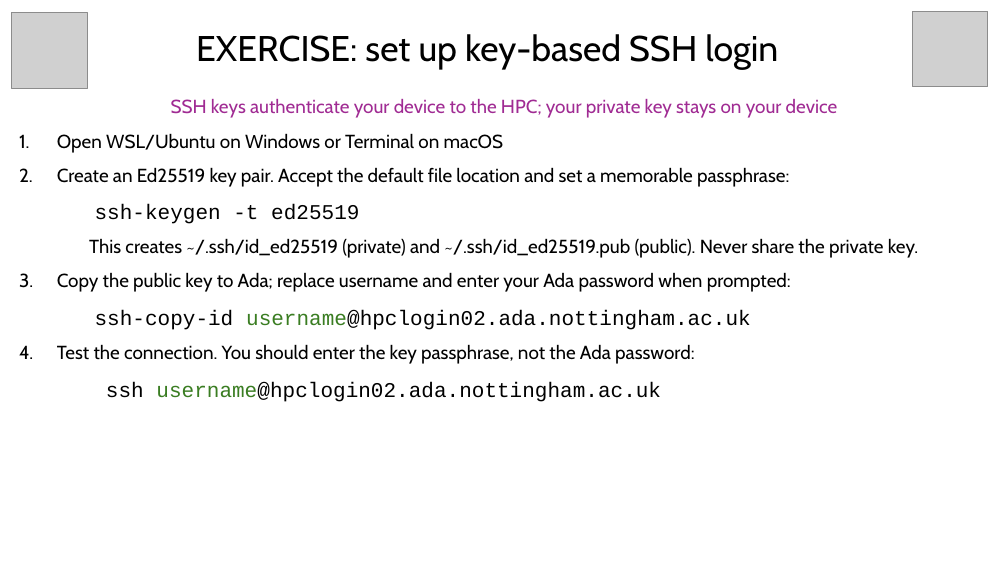
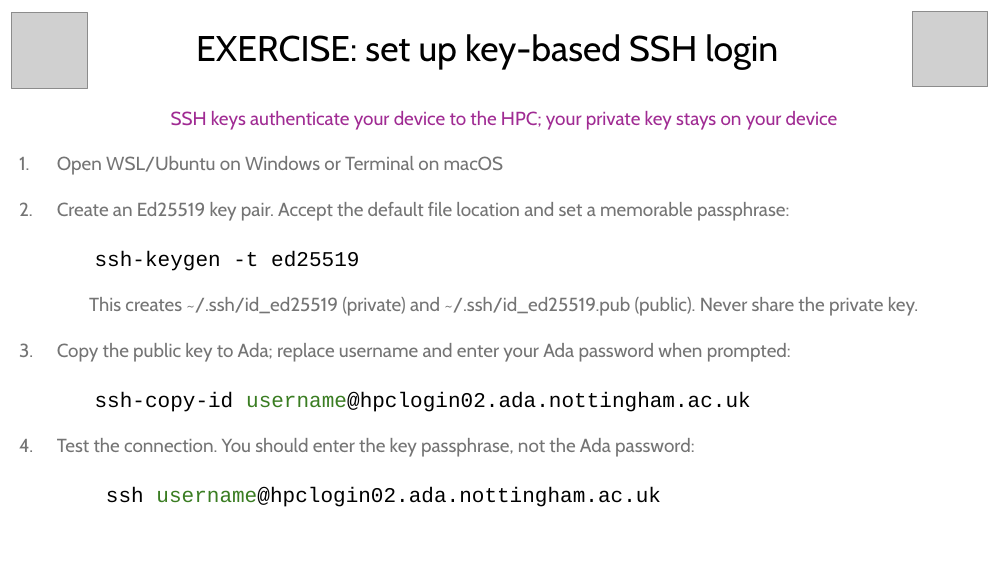
Before and after one commit to BioinformaticsMSc/LIFE4138_2627, a slide deck: slide 18 of UNIX_session_1/Intro_to_Ada.pptx. Drawn at 1008x567 pixels with LibreOffice and Linux fonts; fonts in the diff are those of the drawing; grey boxes stand for pictures. Boxes give left, top, right and bottom in pixels: in the first picture for what was removed or moved away, otherwise in the second. Text is boxed around its words. In the diff, an @@ line names an element or a change of style, - is before the commit and + after.

Commit message:
modified text colour in instruction slides to make clearer which bit to run

```diff
--- a/UNIX_session_1/Intro_to_Ada.pptx
+++ b/UNIX_session_1/Intro_to_Ada.pptx
@@ text "SSH keys authenticate your device ..." at (x1=57, y1=111, x2=918, y2=507): text colour #000000 to #747474 in "Open WSL/Ubuntu on Windows or Terminal on ...", "Create an Ed25519 key pair. Accept the ...", "This creates ~/.ssh/id_ed25519 (private) and ~/.ssh/id_ed255 ...", "Copy the public key to Ada; replace ..." and 1 more places; line spacing 1.5 to 2 @@
```
